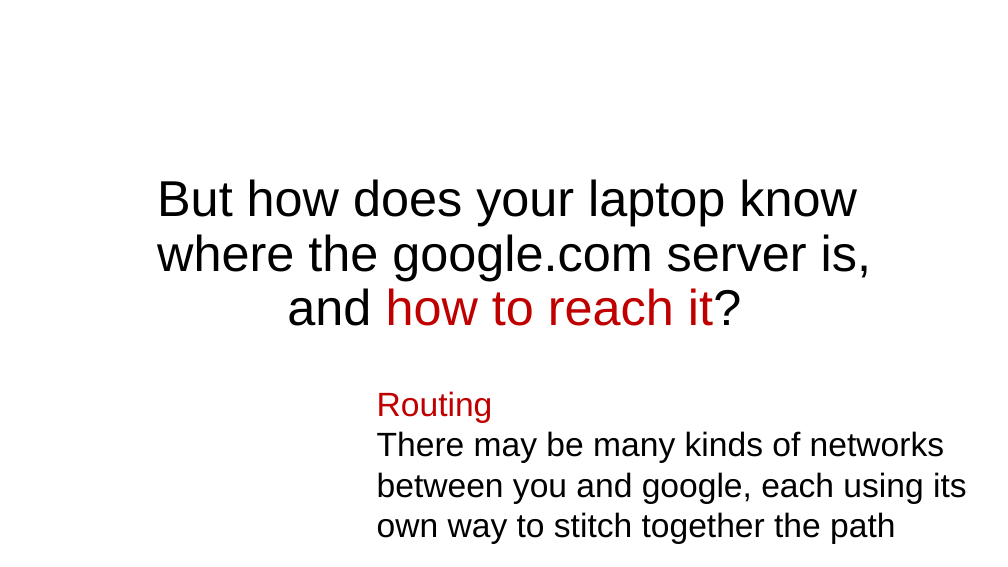
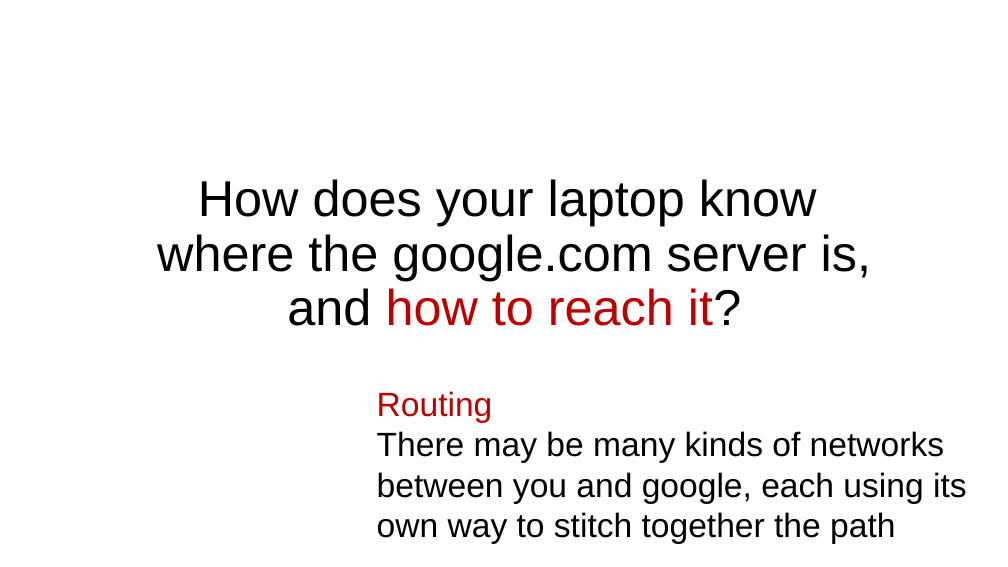
Before and after one commit to ngsrinivas/coursegen, a slide deck: slide 5 of ex/552-F20/staging/552-F20/lectures/04-layering.pptx (slide 4 before the commit). Drawn at 1008x567 pixels with LibreOffice and Linux fonts; fonts in the diff are those of the drawing. Boxes give left, top, right and bottom in pixels: in the first picture for what was removed or moved away, otherwise in the second. Text is boxed around its words. In the diff, an @@ line names an element or a change of style, - is before the commit and + after.

```diff
--- a/ex/552-F20/staging/552-F20/lectures/04-layering.pptx
+++ b/ex/552-F20/staging/552-F20/lectures/04-layering.pptx
@@ title at [157,179,871,326]: text changed @@
-But how does your laptop know
-where the google.com server is,
-and how to reach it?
+How does your laptop know
+where the google.com server is,
+and how to reach it?
```
Also in this commit, not shown: 2 other slides changed, 1 slide added, 3 other files.
